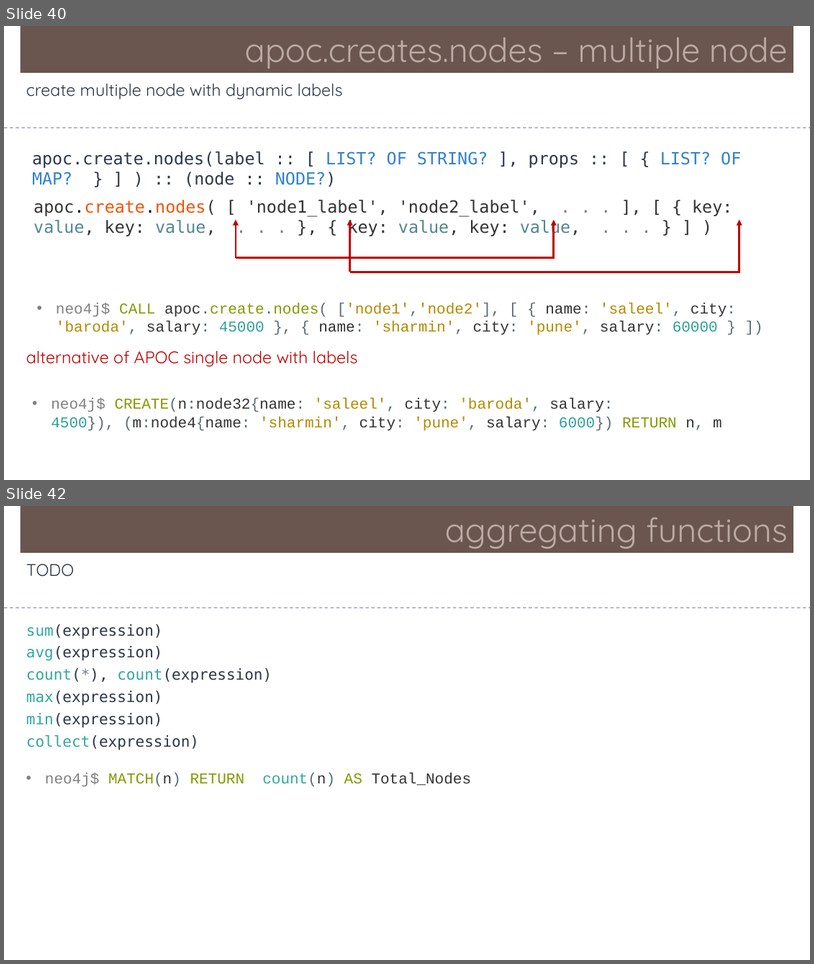
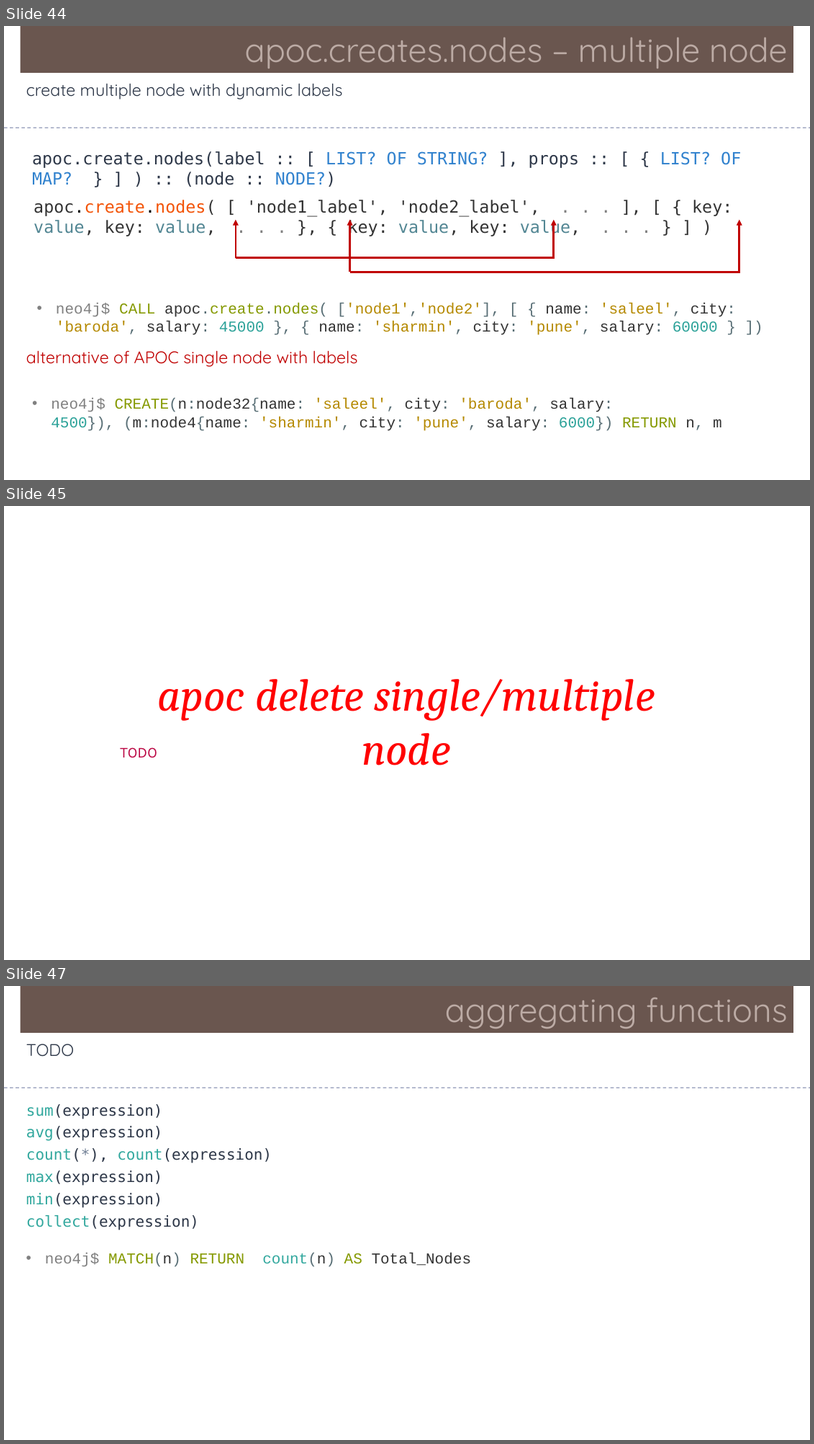
Before and after one commit to Saleel-Bagde/PPT-s, a slide deck: Neo4j.pptx. Shown one above the other, each under a label of ours: slides 40 and 42 before the commit, slides 44, 45 and 47 after it; the slides between them are not shown. The pictures are 814x964 and 814x1444 pixels, drawn with LibreOffice and Linux fonts; fonts in the diff are those of the drawing. Boxes give left, top, right and bottom in pixels: in the first picture for what was removed or moved away, otherwise in the second. Text is boxed around its words. In the diff, an @@ line names an element or a change of style, - is before the commit and + after.

```diff
--- a/Neo4j.pptx
+++ b/Neo4j.pptx
@@ slide 45 added at bbox=[4, 506, 810, 960], background #FFFFFF @@
@@ text added at bbox=[157, 679, 655, 765], 54 pt, text #FF0000, italic @@
+apoc delete single/multiple node
@@ text added at bbox=[120, 747, 157, 758], 18 pt, text #BB0643 @@
+TODO
@@ what was slide 40 is now slide 44 @@
@@ what was slide 42 is now slide 47 @@
```
Also in this commit, not shown: 5 slides changed, 4 other slides added.
